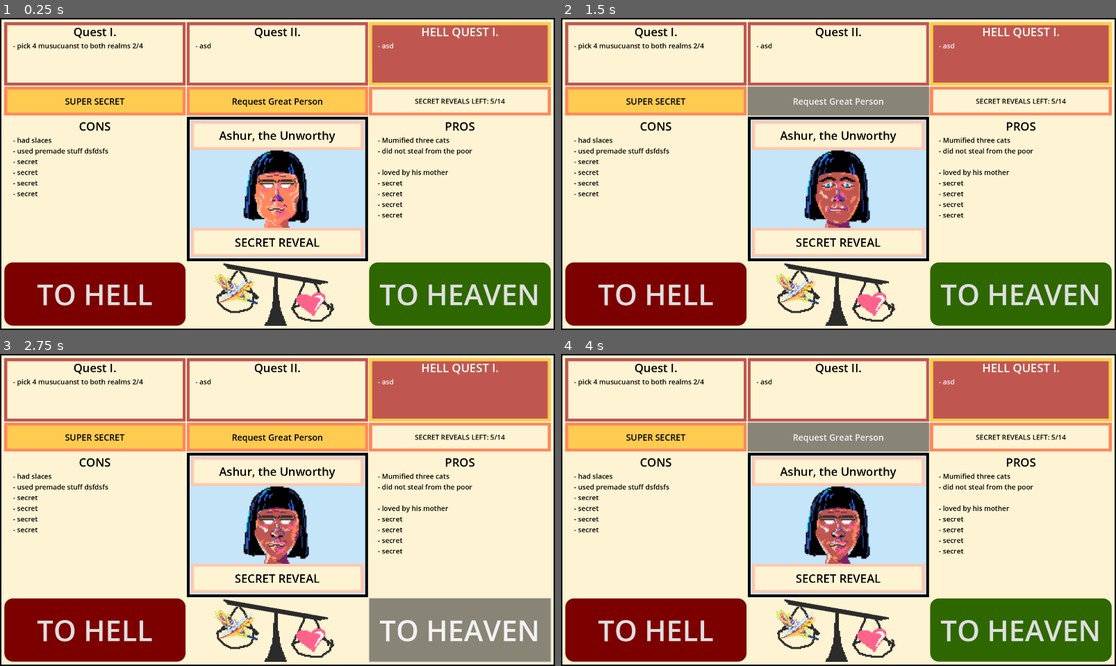
Above: before the commit, frames 1-4 (two rows, left to right).
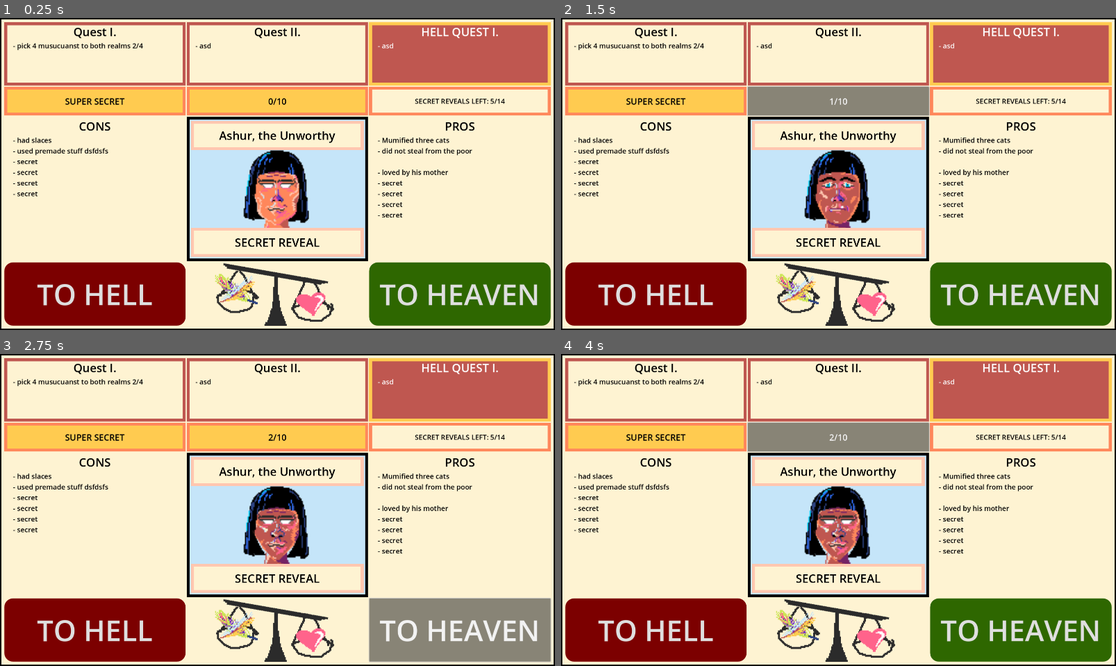
Above: after the commit, the same moments.

Repository: ekaktusz/anoobis
Game: Godot game, scene res://tinder_scene.tscn
The game is run twice, just before and just after one commit, with the same random seed, the same clock (stepped at 60 frames per second) and the same inputs.
Inputs:
- Up to frame 1 (0.25 s): no input
- Up to frame 2 (1.5 s): click "TO HELL" at 0.5 s; click "Request Great Person" (after the commit: "1/10") at 1.25 s
- Up to frame 3 (2.75 s): click "TO HEAVEN" at 2 s
- Up to frame 4 (4 s): click "SUPER SECRET" at 2.75 s; click "Request Great Person" (after the commit: "2/10") at 3.5 s

The runs differ from the first frame. In frame 1, 0.2% of the frame differs, in the area x 41-59%, y 25-29%; in frame 2, 0.2%; in frame 3, 0.2%; in frame 4, 0.2%.

Commit message:
Dead counter now counts the processed deads. Dead counter temporarily placed to the Great person button.

Diff:
--- a/tinder_scene.gd
+++ b/tinder_scene.gd
@@ -1,5 +1,9 @@
 extends Control
 
+var processed_dead_count : int = 0
+
+@onready var dead_count_label : Node = \
+	$MarginContainer/HBoxContainer/MidVboxContainer/RequestGreatPersonButton
 
 # Called when the node enters the scene tree for the first time.
 func _ready():
@@ -23,10 +27,12 @@
 
 func _on_heaven_button_pressed() -> void:
 	get_new_character()
+	increase_processed_dead_counter()
 
 
 func _on_hell_button_pressed() -> void:
 	get_new_character()
+	increase_processed_dead_counter()
 
 
 func get_new_character() -> void:
@@ -37,3 +43,8 @@
 #	TODO: Here we can send the portrait to the afterlife instead of deleting
 	portrait_containter.get_child(0).queue_free()
 	portrait_containter.add_child(character_node)
+
+
+func increase_processed_dead_counter():
+	processed_dead_count += 1
+	dead_count_label.text = str(processed_dead_count) + "/10"
--- a/tinder_scene.tscn
+++ b/tinder_scene.tscn
@@ -283,7 +283,7 @@
 theme_override_colors/font_color = Color(0, 0, 0, 1)
 theme_override_font_sizes/font_size = 30
 theme_override_styles/normal = SubResource("StyleBoxFlat_r284g")
-text = "Request Great Person"
+text = "0/10"
 
 [node name="CharacterViewScene" type="MarginContainer" parent="MarginContainer/HBoxContainer/MidVboxContainer"]
 custom_minimum_size = Vector2(0, 500)
